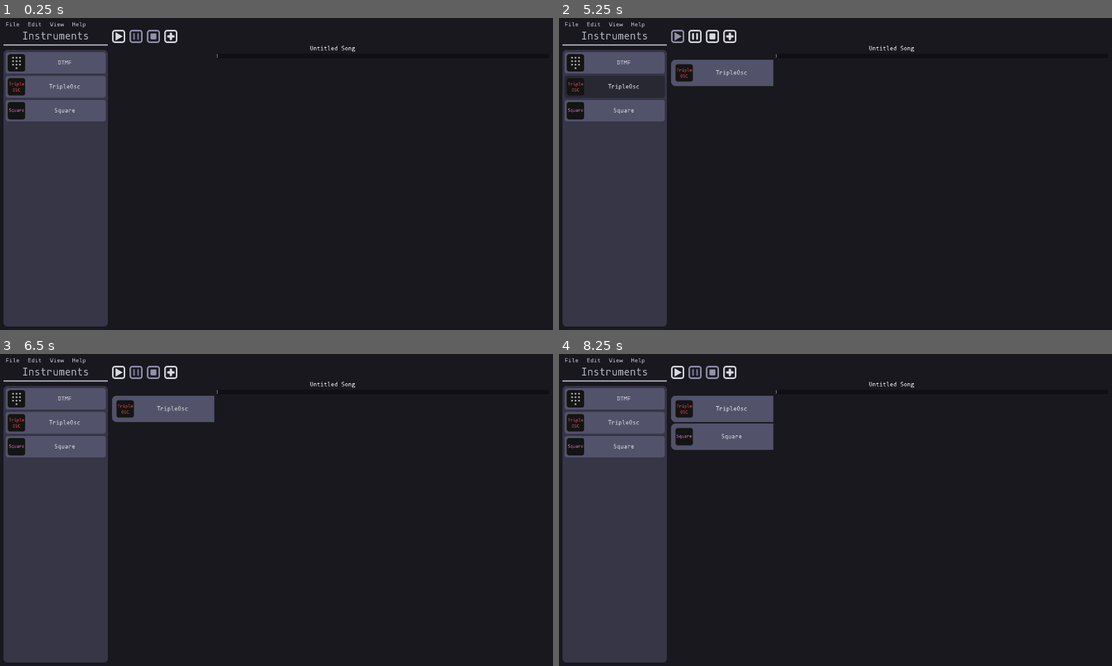
Above: before the commit, frames 1-4 (two rows, left to right).
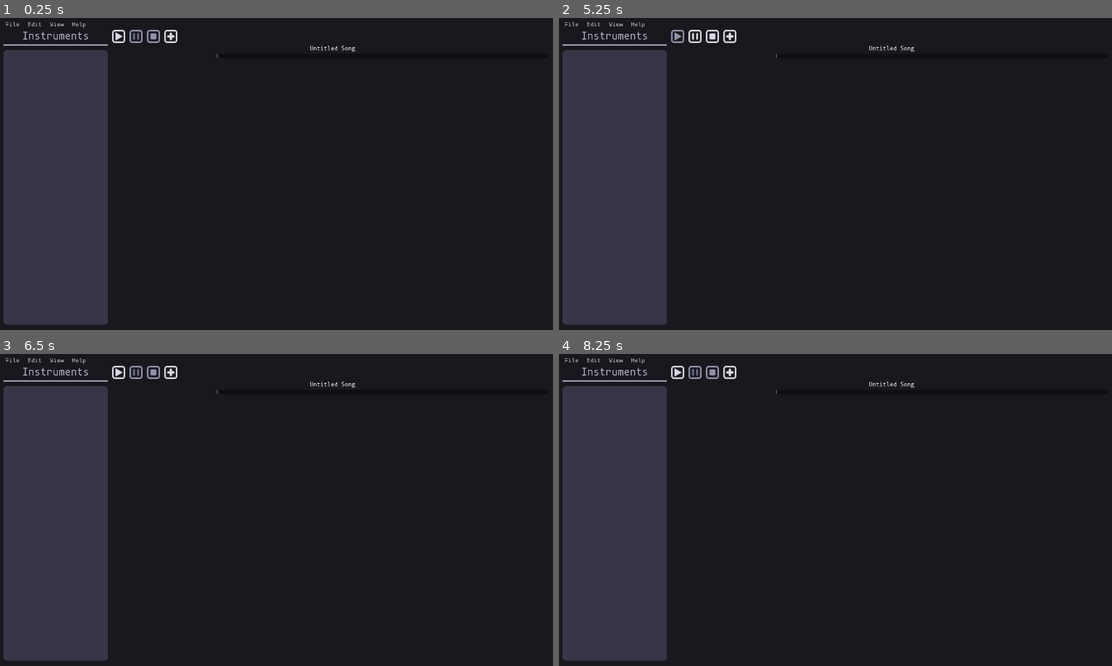
Above: after the commit, the same moments.

Repository: QuadCubedStudios/GoDAW
Game: Godot game, scene res://Main.tscn
Same seed, same stepped clock (60 frames per second), same inputs: the game is played once before the commit and once after it.
Inputs (mouse positions are in pixels of both pictures, inside the frame that each line leads up to):
- Up to frame 1 (0.25 s): no input
- Up to frame 2 (5.25 s): click (675, 36) at 0.5 s; click "File" at 1.25 s; click "Edit" at 2 s; click "View" at 2.75 s; click (614, 61) at 3.5 s, where only the run before the commit has a clickable "DTMF"; click (675, 36) at 4.25 s; click (614, 86) at 5 s, where only the run before the commit has a clickable "TripleOsc"
- Up to frame 3 (6.5 s): click (154, 372) at 5.75 s
- Up to frame 4 (8.25 s): click (730, 372) at 6.5 s; click (614, 447) at 7.25 s, where only the run before the commit has a clickable "Square"; click (724, 410) at 8 s, where only the run before the commit has a clickable "TripleOsc"

The runs differ from the first frame. In frame 1, 3.8% of the frame differs, in the area x 0-20%, y 10-99%; in frame 2, 4.2%; in frame 3, 5.2%; in frame 4, 6.6%, in the area x 0-39%, y 10-99%.

Commit message:
Add Instrument loading dialog

Diff:
--- a/Main.gd
+++ b/Main.gd
@@ -1,25 +1,42 @@
 extends Control
+
+onready var loading_dialog: WindowDialog = $DialogBoxes/LoadingDialog
+onready var loading_dialog_progress: ProgressBar = $DialogBoxes/LoadingDialog/VBoxContainer/ProgressBar
 
 func load_instruments():
 	var dir = Directory.new()
 	dir.open("res://Instruments")
 	dir.list_dir_begin(true, true)
 
+	var instruments = []
+
 	var instrument_name = dir.get_next()
 	while instrument_name != "":
 		if dir.file_exists("./%s/Instrument.tscn" % instrument_name):
-			var instrument: PackedScene = load("%s/%s/Instrument.tscn" % [dir.get_current_dir(), instrument_name])
-			GoDAW.register_instrument(instrument_name, instrument)
+			instruments.append(instrument_name)
 		else:
 			push_warning("Instrument %s does not have an Instrument.tscn file" % instrument_name)
 
 		instrument_name = dir.get_next()
 
-func _init():
-	load_instruments()
+	loading_dialog_progress.max_value = instruments.size()
+
+	for name in instruments:
+		$DialogBoxes/LoadingDialog/VBoxContainer/Label.text = name
+
+		yield(get_tree(), "idle_frame")
+		var instrument: PackedScene = load("%s/%s/Instrument.tscn" % [dir.get_current_dir(), name])
+		GoDAW.register_instrument(name, instrument)
+		loading_dialog_progress.value += 1
+
+	loading_dialog.hide()
 
 # This function is solely testing code
 func _ready():
+	loading_dialog.popup()
+
+	yield(load_instruments(), "completed")
+
 	var song = SongSequence.new()
 	var track = Track.new()
 	track.instrument = "DTMF"
--- a/Main.tscn
+++ b/Main.tscn
@@ -29,7 +29,7 @@
 [node name="Application" type="HBoxContainer" parent="."]
 margin_top = 21.0
 margin_right = 1264.0
-margin_bottom = 704.0
+margin_bottom = 700.0
 size_flags_vertical = 3
 custom_constants/separation = 10
 
@@ -37,12 +37,12 @@
 anchor_right = 0.0
 anchor_bottom = 0.0
 margin_right = 240.0
-margin_bottom = 683.0
+margin_bottom = 679.0
 
 [node name="Main" type="VBoxContainer" parent="Application"]
 margin_left = 250.0
 margin_right = 1264.0
-margin_bottom = 683.0
+margin_bottom = 679.0
 size_flags_horizontal = 3
 size_flags_stretch_ratio = 4.0
 
@@ -59,8 +59,56 @@
 anchor_bottom = 0.0
 margin_top = 34.0
 margin_right = 1014.0
-margin_bottom = 683.0
+margin_bottom = 679.0
 size_flags_vertical = 3
+
+[node name="DialogBoxes" type="Control" parent="."]
+margin_top = 704.0
+margin_right = 1264.0
+margin_bottom = 704.0
+
+[node name="LoadingDialog" type="WindowDialog" parent="DialogBoxes"]
+visible = true
+anchor_left = 0.5
+anchor_top = 0.5
+anchor_right = 0.5
+anchor_bottom = 0.5
+margin_left = -280.5
+margin_top = -40.5
+margin_right = 280.5
+margin_bottom = 40.5
+popup_exclusive = true
+window_title = "Loading"
+__meta__ = {
+"_edit_use_anchors_": false
+}
+
+[node name="VBoxContainer" type="VBoxContainer" parent="DialogBoxes/LoadingDialog"]
+anchor_right = 1.0
+anchor_bottom = 1.0
+margin_left = 8.0
+margin_top = 8.0
+margin_right = -8.0
+margin_bottom = -8.0
+alignment = 1
+__meta__ = {
+"_edit_use_anchors_": false
+}
+
+[node name="Label" type="Label" parent="DialogBoxes/LoadingDialog/VBoxContainer"]
+margin_top = 13.0
+margin_right = 545.0
+margin_bottom = 30.0
+text = "Loading..."
+align = 1
+__meta__ = {
+"_edit_use_anchors_": false
+}
+
+[node name="ProgressBar" type="ProgressBar" parent="DialogBoxes/LoadingDialog/VBoxContainer"]
+margin_top = 34.0
+margin_right = 545.0
+margin_bottom = 51.0
 
 [connection signal="instrument_chosen" from="Application/InstrumentsPanel" to="Application/Main/SongEditor" method="add_track"]
 [connection signal="pause" from="Application/Main/ControlPanel" to="Application/Main/SongEditor" method="_on_pause"]
